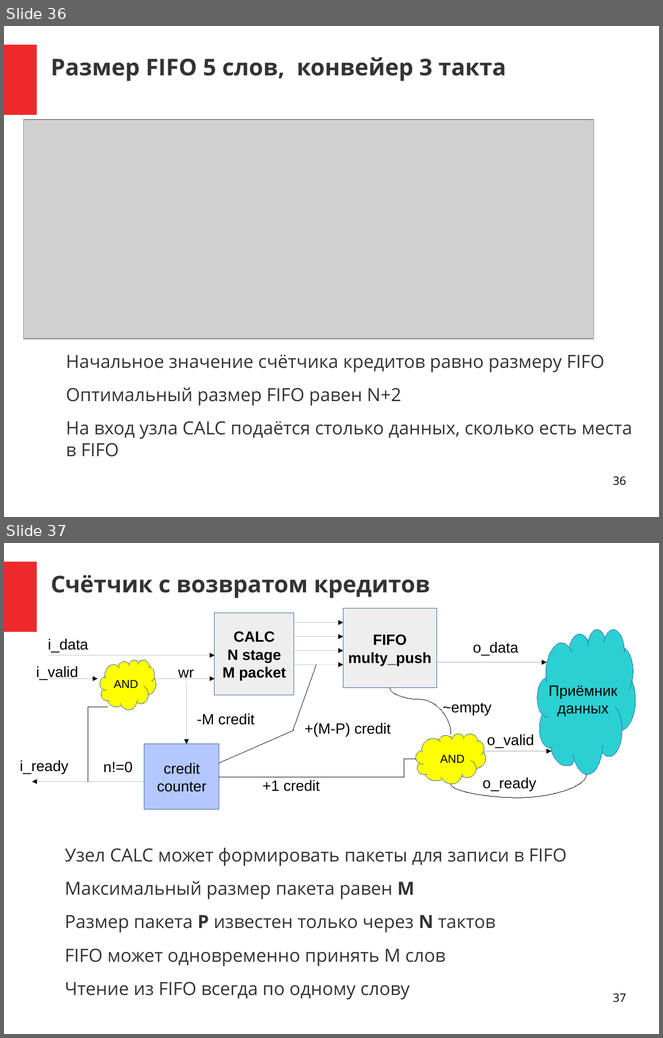
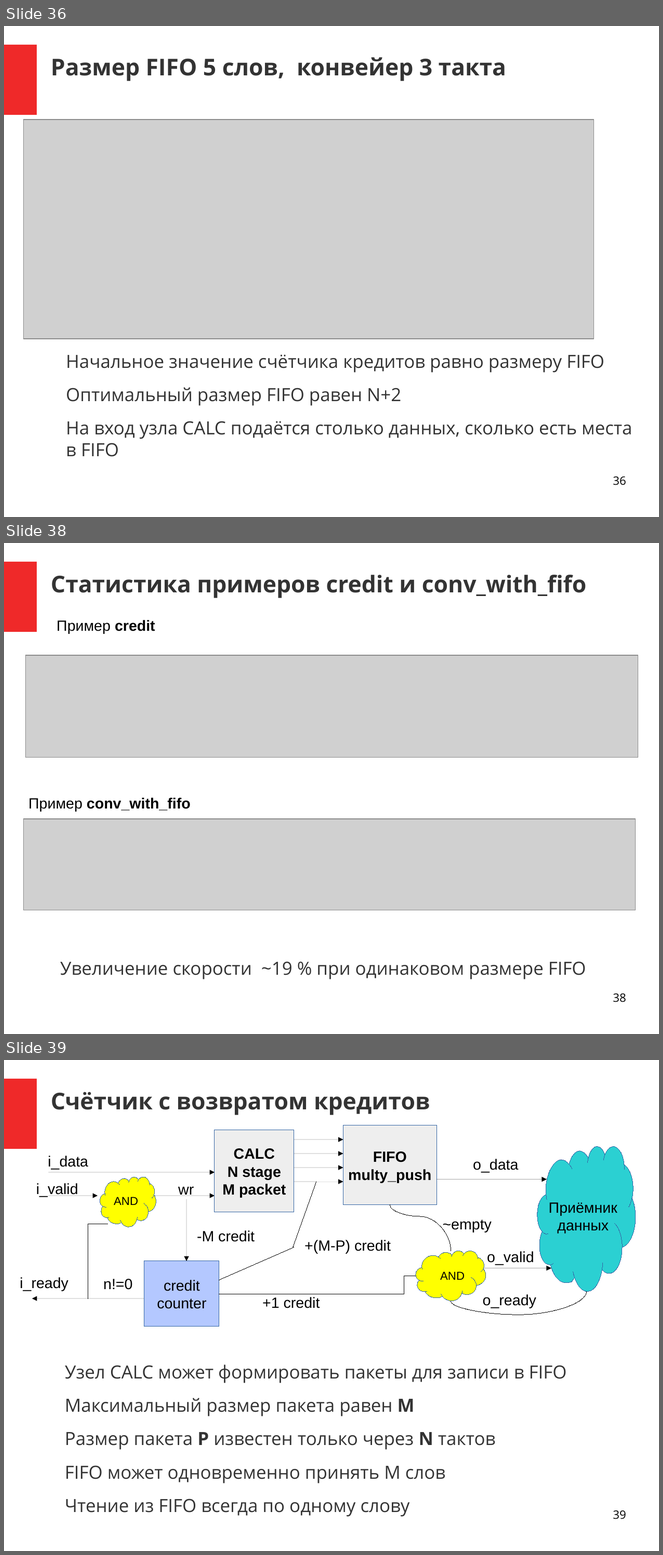
Before and after one commit to DigitalDesignSchool/2021dev, a slide deck: examples/presentation/pr_1.odp. Shown one above the other, each under a label of ours: slides 36 and 37 before the commit, slides 36, 38 and 39 after it; the slides between them are not shown. The pictures are 663x1038 and 663x1555 pixels, drawn with LibreOffice and Linux fonts; fonts in the diff are those of the drawing; grey boxes stand for pictures. Boxes give left, top, right and bottom in pixels: in the first picture for what was removed or moved away, otherwise in the second. Text is boxed around its words. In the diff, an @@ line names an element or a change of style, - is before the commit and + after.

Commit message:
Добавлена статистика в примеры credit и conv_with_fifo

```diff
--- a/examples/presentation/pr_1.odp
+++ b/examples/presentation/pr_1.odp
@@ slide 38 added at bbox=[4, 543, 659, 1034], background #FFFFFF; not listed: 1 template element that a slide beside it also shows @@
@@ title added at bbox=[51, 575, 587, 598], 28 pt, text #333333, bold @@
+Статистика примеров credit и conv_with_fifo
@@ text added at bbox=[57, 620, 155, 633], 18 pt, text #000000 @@
+Пример credit
@@ picture added at bbox=[25, 655, 638, 758] @@
@@ text added at bbox=[28, 798, 191, 811], 18 pt, text #000000, bold @@
+Пример conv_with_fifo
@@ picture added at bbox=[24, 820, 636, 911] @@
@@ text added at bbox=[60, 962, 586, 980], 22 pt, text #333333 @@
+Увеличение скорости ~19 % при одинаковом размере FIFO
@@ page number added at bbox=[613, 994, 626, 1003], 14 pt, text #000000 @@
+38
@@ what was slide 37 is now slide 39 @@
@@ page number at bbox=[613, 1511, 626, 1520]: text changed @@
-37
+39
```
Also in this commit, not shown: 5 slides changed, 1 other slide added, 33 other files.
